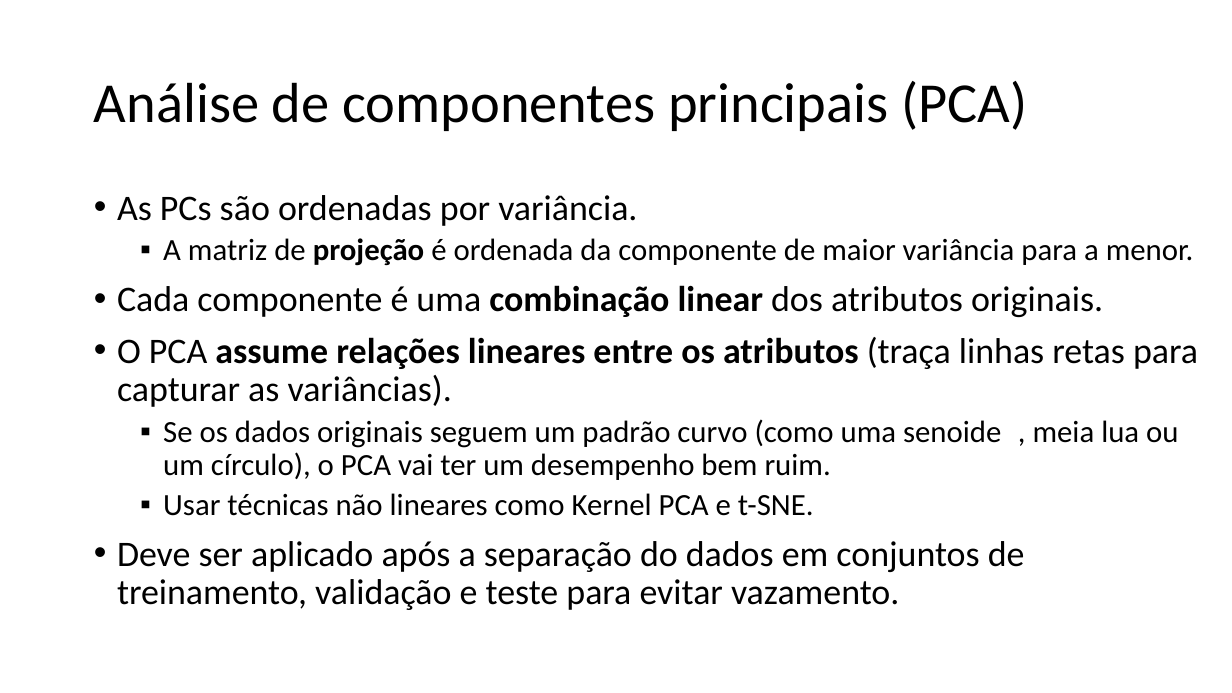
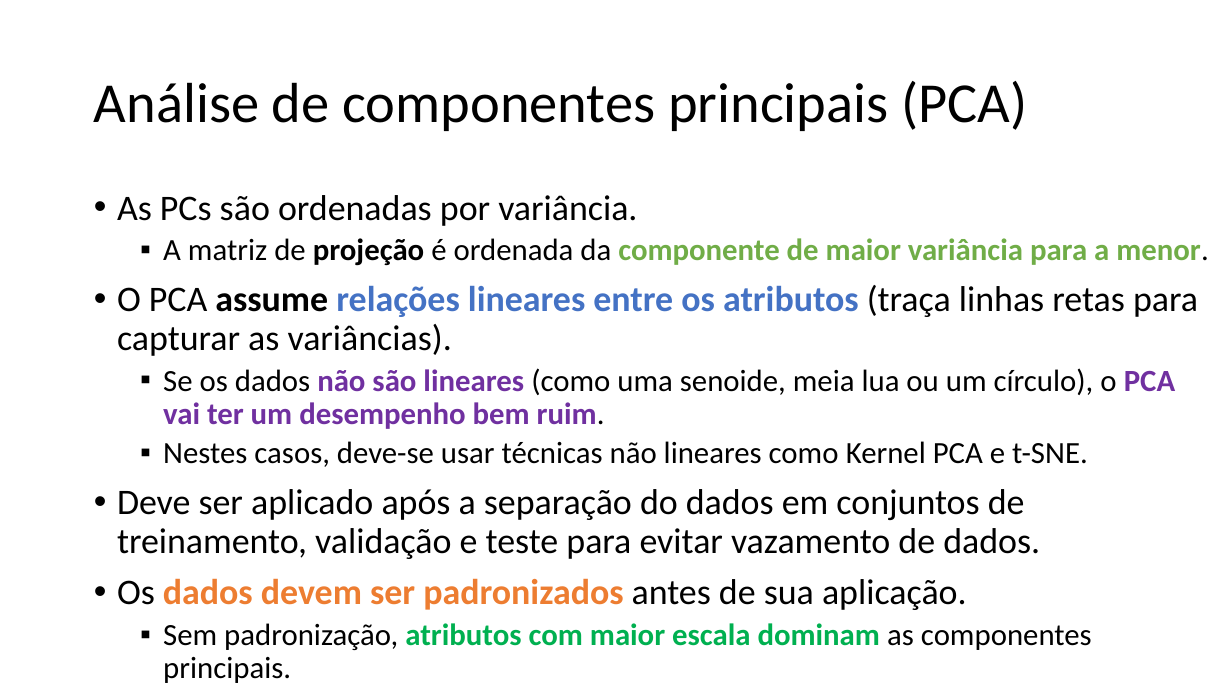
Before and after one commit to zz4fap/c24_inteligencia_artificial, a slide deck: slide 40 of slides/C24_Transformações.pptx (slide 38 before the commit). Drawn at 1232x693 pixels with LibreOffice and Linux fonts; fonts in the diff are those of the drawing. Boxes give left, top, right and bottom in pixels: in the first picture for what was removed or moved away, otherwise in the second. Text is boxed around its words. In the diff, an @@ line names an element or a change of style, - is before the commit and + after.

```diff
--- a/slides/C24_Transformações.pptx
+++ b/slides/C24_Transformações.pptx
@@ text at [117,238,1209,356]: text colour #000000 to #70AD47, bold on in "componente de maior variância para a menor."; text colour #000000 to #4472C4 in "relações lineares entre os atributos" @@
@@ text at [117,285,1103,317]: paragraph removed @@
-• Cada componente é uma combinação linear dos atributos originais.
@@ text at [117,368,1175,683]: text changed @@
-  ▪ Se os dados originais seguem um padrão curvo (como uma senoide , meia lua ou um círculo), o PCA vai ter um desempenho bem ruim.
-  ▪ Usar técnicas não lineares como Kernel PCA e t-SNE.
-• Deve ser aplicado após a separação do dados em conjuntos de treinamento, validação e teste para evitar vazamento.
+  ▪ Se os dados não são lineares (como uma senoide, meia lua ou um círculo), o PCA vai ter um desempenho bem ruim.
+  ▪ Nestes casos, deve-se usar técnicas não lineares como Kernel PCA e t-SNE.
+• Deve ser aplicado após a separação do dados em conjuntos de treinamento, validação e teste para evitar vazamento de dados.
+• Os dados devem ser padronizados antes de sua aplicação.
+  ▪ Sem padronização, atributos com maior escala dominam as componentes principais.
```
Also in this commit, not shown: 35 other slides changed, 5 slides added, 2 slides removed, 5 other files.
